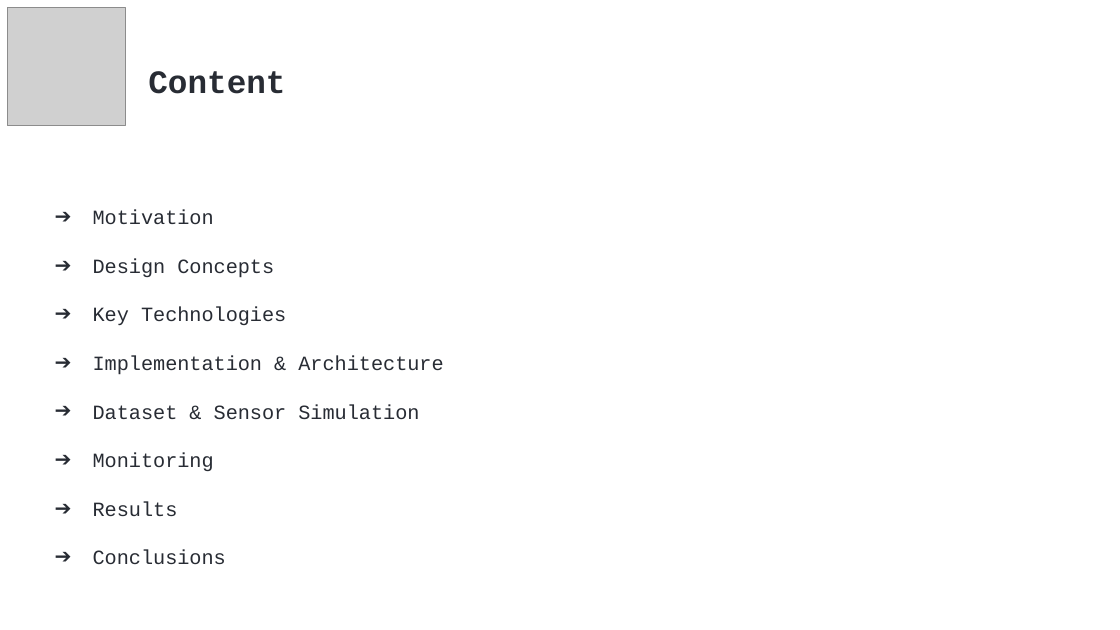
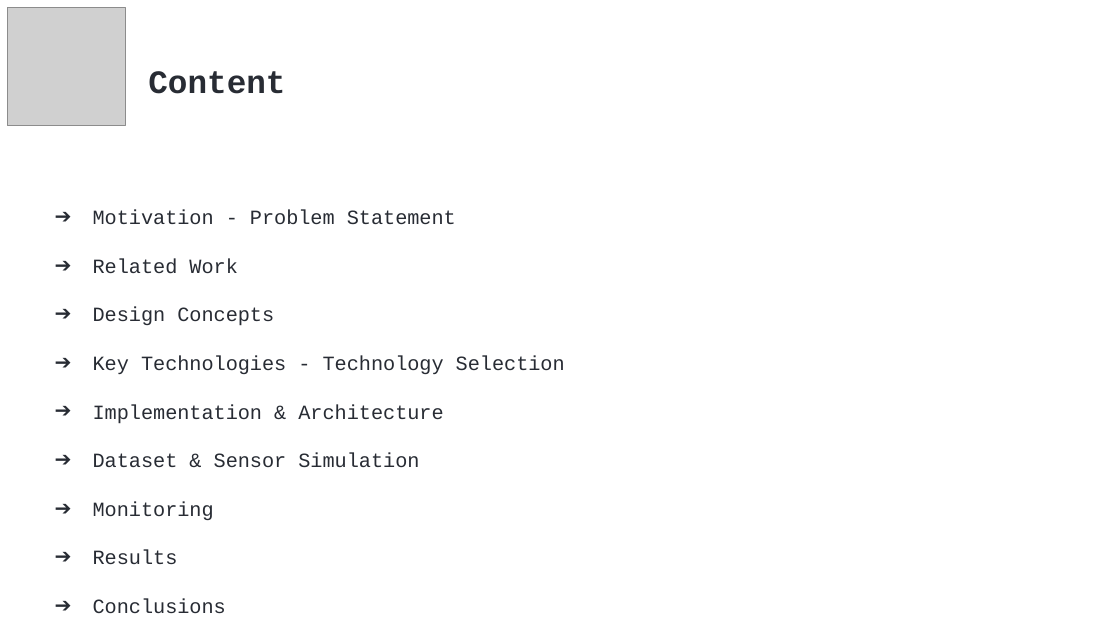
Before and after one commit to tasoszamp/thesis, a slide deck: slide 2 of article/Presentantion.pptx. Drawn at 1120x630 pixels with LibreOffice and Linux fonts; fonts in the diff are those of the drawing; grey boxes stand for pictures. Boxes give left, top, right and bottom in pixels: in the first picture for what was removed or moved away, otherwise in the second. Text is boxed around its words. In the diff, an @@ line names an element or a change of style, - is before the commit and + after.

```diff
--- a/article/Presentantion.pptx
+++ b/article/Presentantion.pptx
@@ text at <box>93,210,456,274</box>: text changed @@
-➔ Motivation
+➔ Motivation - Problem Statement
+➔ Related Work
@@ text at <box>93,356,565,374</box>: text changed @@
-➔ Key Technologies
+➔ Key Technologies - Technology Selection
```
Also in this commit, not shown: 9 other slides changed, 1 slide added.
